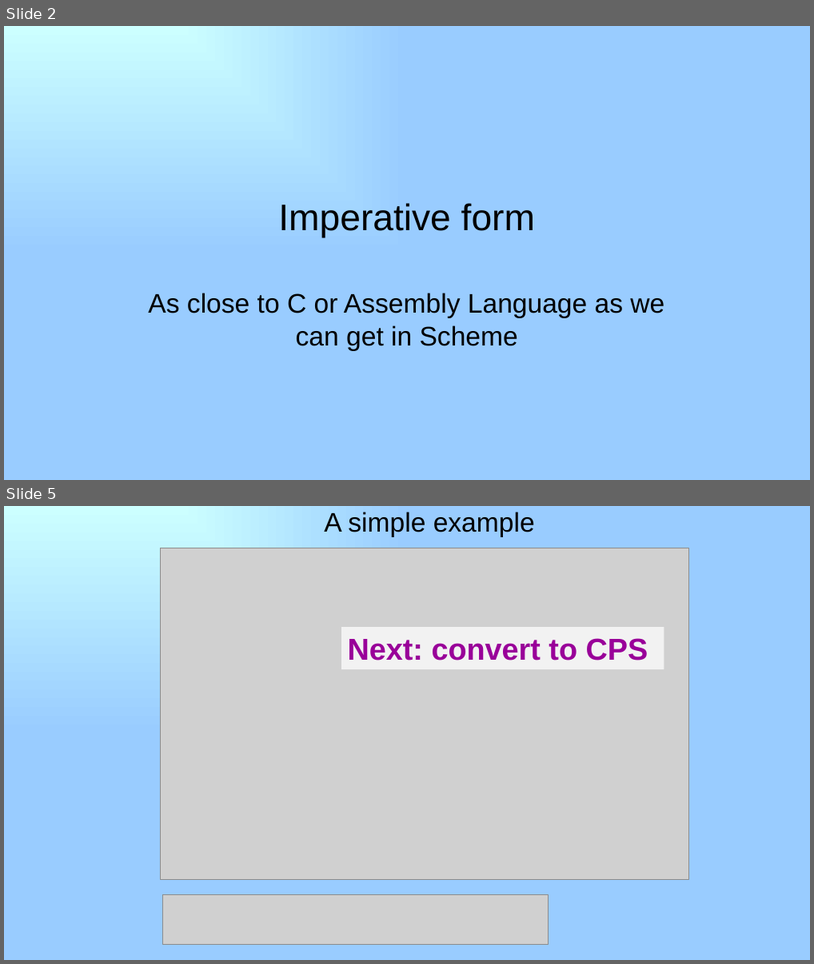
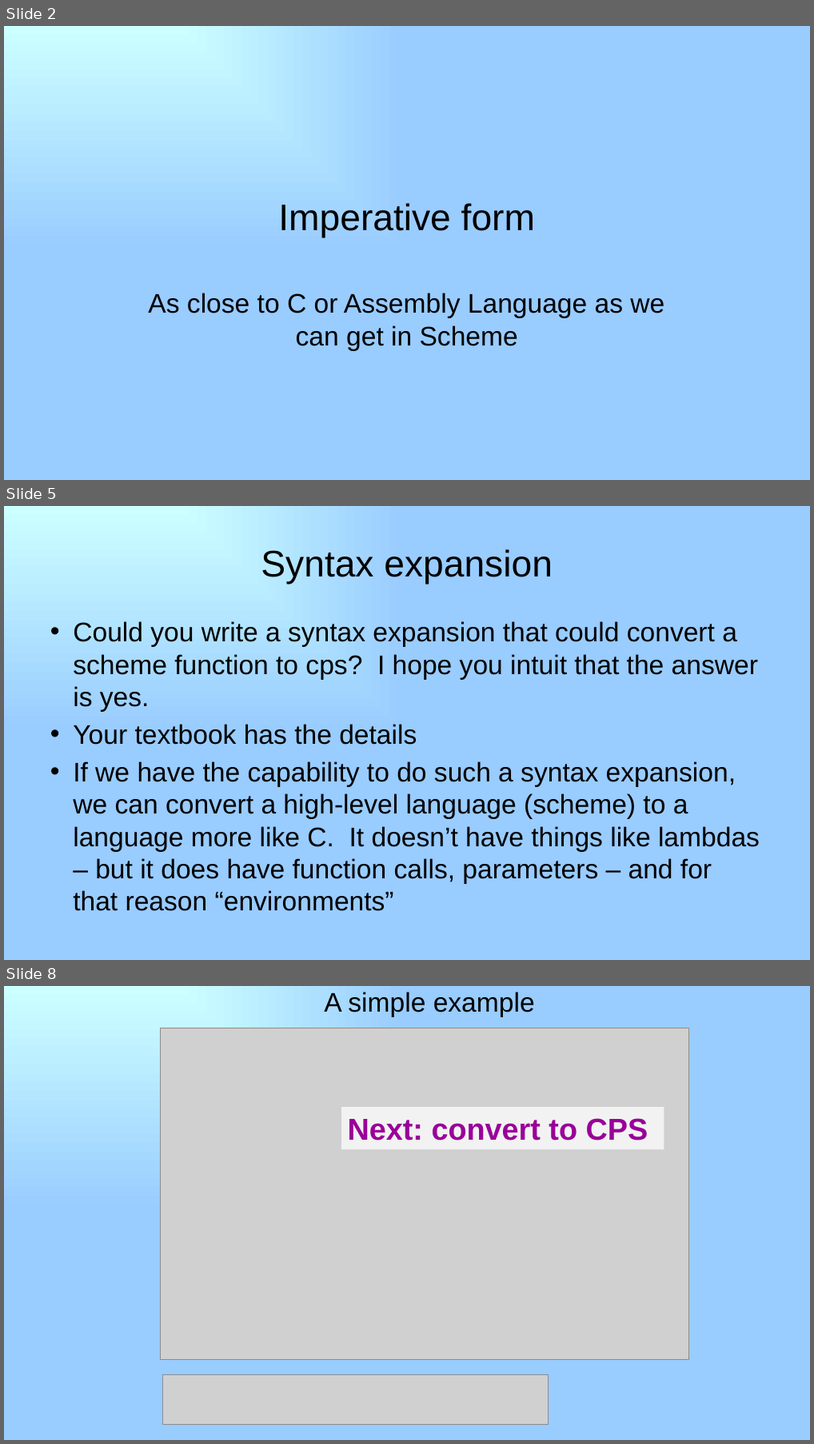
Before and after one commit to RHIT-CSSE/csse304, a slide deck: ClassMaterials/ImperativeForm/34-imperative-form.pptx. Shown one above the other, each under a label of ours: slides 2 and 5 before the commit, slides 2, 5 and 8 after it; the slides between them are not shown. The pictures are 814x964 and 814x1444 pixels, drawn with LibreOffice and Linux fonts; fonts in the diff are those of the drawing; grey boxes stand for pictures. Boxes give left, top, right and bottom in pixels: in the first picture for what was removed or moved away, otherwise in the second. Text is boxed around its words. In the diff, an @@ line names an element or a change of style, - is before the commit and + after.

```diff
--- a/ClassMaterials/ImperativeForm/34-imperative-form.pptx
+++ b/ClassMaterials/ImperativeForm/34-imperative-form.pptx
@@ slide 5 added at (4, 506, 810, 960), background gradient #CCFFFF to #99CCFF @@
@@ title added at (261, 549, 553, 584), 44 pt, text #000000 @@
+Syntax expansion
@@ text added at (73, 621, 760, 911), 32 pt, text #000000 @@
+• Could you write a syntax expansion that could convert a scheme function to cps? I hope you intuit that the answer is yes.
+• Your textbook has the details
+• If we have the capability to do such a syntax expansion, we can convert a high-level language (scheme) to a language more like C. It doesn’t have things like lambdas – but it does have function calls, parameters – and for that reason “environments”
@@ what was slide 5 is now slide 8 @@
```
Also in this commit, not shown: 3 slides changed, 3 other slides added, 1 slide removed, 4 other files.
